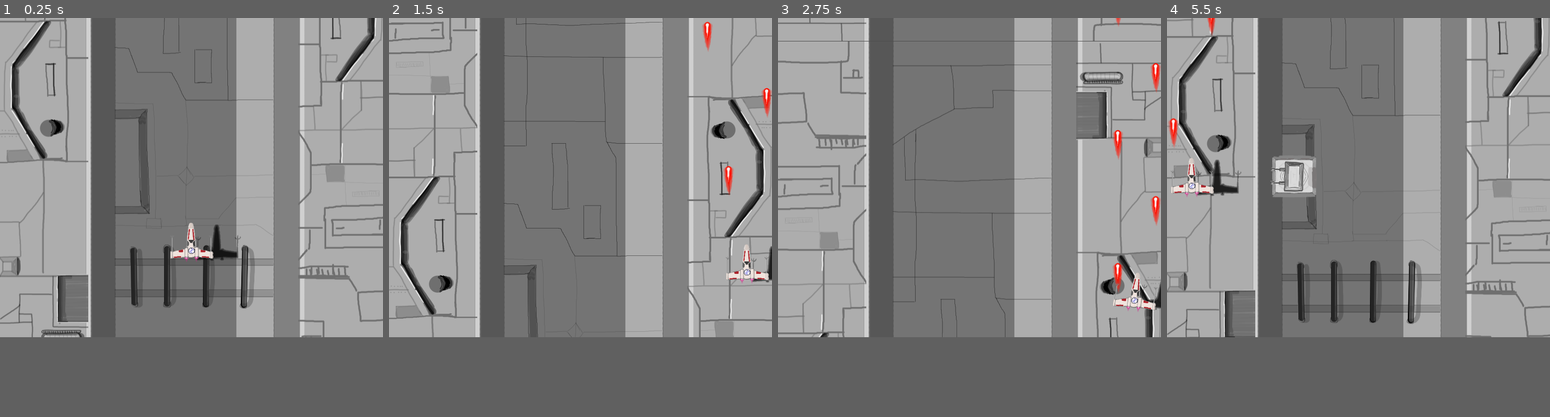
Above: before the commit, frames 1-4 (left to right).
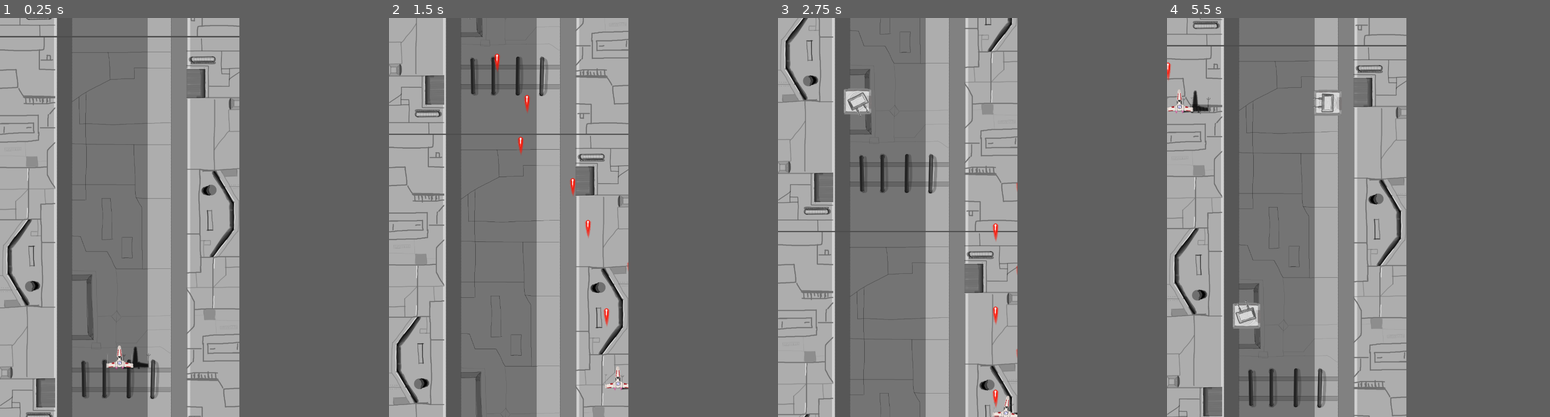
Above: after the commit, the same moments.

Repository: KiloLiuton/stelar_infiltrator
Game: Godot game, scene res://scenes/main.tscn
The game is run twice, just before and just after one commit, with the same random seed, the same clock (stepped at 60 frames per second) and the same inputs.
Inputs:
- Up to frame 1 (0.25 s): no input
- Up to frame 2 (1.5 s): hold D (right) 0.53-1.28 s; hold Space (attack_laser) 0.53-1.28 s; hold S (down) from 1.28 s (still down); tap Space (attack_laser) at 1.35 s
- Up to frame 3 (2.75 s): release S (down) at 2.03 s; hold D (right) from 2.03 s (still down); hold Space (attack_laser) from 2.03 s (still down)
- Up to frame 4 (5.5 s): release D (right) at 2.78 s; release Space (attack_laser) at 2.78 s; hold W (up) 2.78-3.53 s; tap Space (attack_laser) at 2.85, 4.35 s; hold Space (attack_laser) 3.53-4.28 s; hold A (left) 3.53-5.03 s; hold S (down) from 5.03 s (still down); hold Space (attack_laser) from 5.03 s (still down)
In our replay, the window is 768x640 before the commit and 480x800 after it. These sizes can differ from the game's own. Grey fills any space a smaller window leaves; there, only what the larger window draws over its background counts as a difference.

The runs differ from the first frame. In frame 1, 47% of the frame differs, in the area x 0-100%, y 0-100%; in frame 2, 46%; in frame 3, 46%; in frame 4, 47%.

Commit message:
make game taaaalll

Diff:
--- a/project.godot
+++ b/project.godot
@@ -18,7 +18,7 @@
 [display]
 
 window/size/viewport_width=768
-window/size/viewport_height=640
+window/size/viewport_height=1280
 
 [editor_plugins]
 
--- a/scenes/main.tscn
+++ b/scenes/main.tscn
@@ -1,7 +1,36 @@
-[gd_scene load_steps=2 format=3 uid="uid://dkw4njrgskgn4"]
+[gd_scene load_steps=3 format=3 uid="uid://dkw4njrgskgn4"]
 
 [ext_resource type="Script" uid="uid://d27pubgoo3i4c" path="res://scripts/main.gd" id="1_0wfyh"]
+
+[sub_resource type="RectangleShape2D" id="RectangleShape2D_o5qli"]
+size = Vector2(987.5, 1473)
 
 [node name="Main" type="Node2D"]
 script = ExtResource("1_0wfyh")
 BACKGROUND_SPEED = 250
+
+[node name="Walls" type="Node2D" parent="."]
+
+[node name="Left" type="StaticBody2D" parent="Walls"]
+
+[node name="CollisionShape2D" type="CollisionShape2D" parent="Walls/Left"]
+position = Vector2(-496, 656)
+shape = SubResource("RectangleShape2D_o5qli")
+
+[node name="Right" type="StaticBody2D" parent="Walls"]
+
+[node name="CollisionShape2D" type="CollisionShape2D" parent="Walls/Right"]
+position = Vector2(349, -740)
+shape = SubResource("RectangleShape2D_o5qli")
+
+[node name="Top" type="StaticBody2D" parent="Walls"]
+
+[node name="CollisionShape2D" type="CollisionShape2D" parent="Walls/Top"]
+position = Vector2(405, 2020)
+shape = SubResource("RectangleShape2D_o5qli")
+
+[node name="Bottom" type="StaticBody2D" parent="Walls"]
+
+[node name="CollisionShape2D" type="CollisionShape2D" parent="Walls/Bottom"]
+position = Vector2(1272, 565.5)
+shape = SubResource("RectangleShape2D_o5qli")
--- a/scripts/main.gd
+++ b/scripts/main.gd
@@ -31,7 +31,7 @@
 	# Fix the position of the first tile so that it starts covering the screen
 	tiles[0].position += Vector2(0.0, screen_size.y)
 
-var s = 0
+
 func _process(delta: float) -> void:
 	## Move background
 	for tile in tiles:
@@ -49,19 +49,6 @@
 		laser_attack()
 		player.get_node("AttackCooldown").start()
 		player.laser_ready = false
-	## Constrain player
-	if player.position.x < top_left.x:
-		player.velocity.x = 0
-		player.position.x = top_left.x
-	elif player.position.x > bot_right.x:
-		player.velocity.x = 0
-		player.position.x = bot_right.x
-	if player.position.y < top_left.y:
-		player.velocity.y = 0
-		player.position.y = top_left.y
-	if player.position.y > bot_right.y:
-		player.velocity.y = 0
-		player.position.y = bot_right.y
 
 
 func spawn_player(ship_name: StringName) -> Node:
--- a/scripts/turret.gd
+++ b/scripts/turret.gd
@@ -6,7 +6,8 @@
 @onready var target = get_node("../../XWing")
 @onready var main := get_parent()
 var turret_area: Node
-var cooldown = 0.0
+var cooldown := 0.0
+
 
 
 func _ready() -> void:
@@ -17,7 +18,7 @@
 func _process(delta: float) -> void:
 	if stats.life > 0:
 		cooldown += delta
-		if cooldown > 3:
+		if cooldown > stats.attack_time:
 			fire(target)
 			cooldown = 0
 		$TurretArea.look_at(target.position)
--- a/scripts/xwing.gd
+++ b/scripts/xwing.gd
@@ -1,16 +1,18 @@
 @icon("res://graphics/xwing.png")
-extends Node2D
+extends CharacterBody2D
 
 @export var stats : StatSheet
+
+const ACCELL_DECAY_FACTOR := 2.0
 
 # Visual effects on ship when turning
 const MAX_SKEW := 0.045
 const SKEW_SPEED := 0.4
-var velocity = Vector2.ZERO
 var laser_ready := true
 
 
 func _ready() -> void:
+	set_motion_mode(MOTION_MODE_FLOATING)
 	$AttackCooldown.wait_time = stats.attack_time
 
 
@@ -23,8 +25,8 @@
 		if vel > stats.max_speed:
 			velocity = velocity.normalized() * stats.max_speed
 	else:
-		velocity = decay_vel(velocity, stats.max_accel / 3, delta)
-	position = position + velocity * delta
+		velocity = decay_vel(velocity, stats.max_accel / ACCELL_DECAY_FACTOR, delta)
+	move_and_slide()
 
 	## Visual transformations
 	if direction.x > 0:
--- a/stat_sheets/turret.tres
+++ b/stat_sheets/turret.tres
@@ -7,6 +7,7 @@
 life = 2.0
 armor = 0.0
 damage = 1.0
+attack_time = 4.0
 max_accel = 100.0
 max_speed = 100.0
 turn_rate = 30.0
